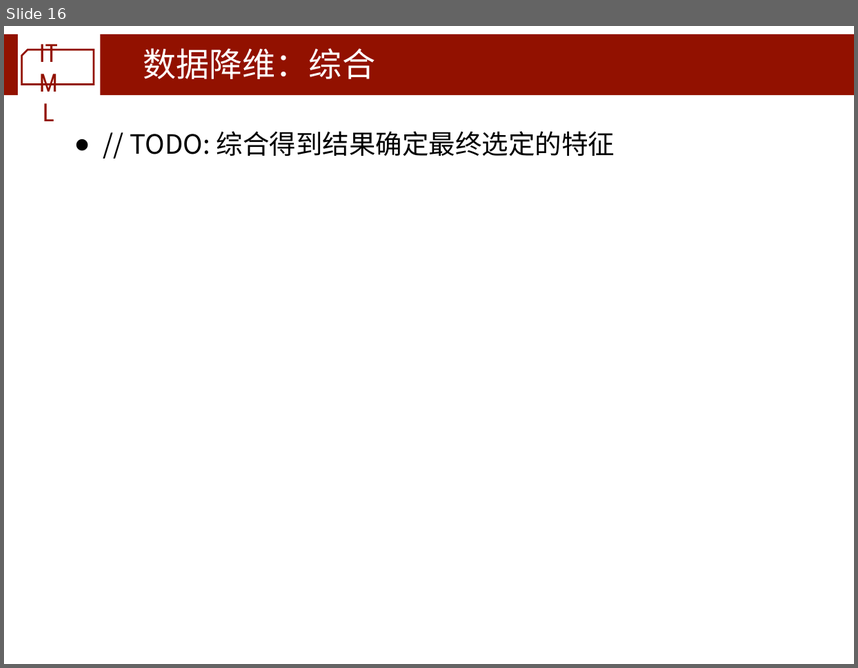
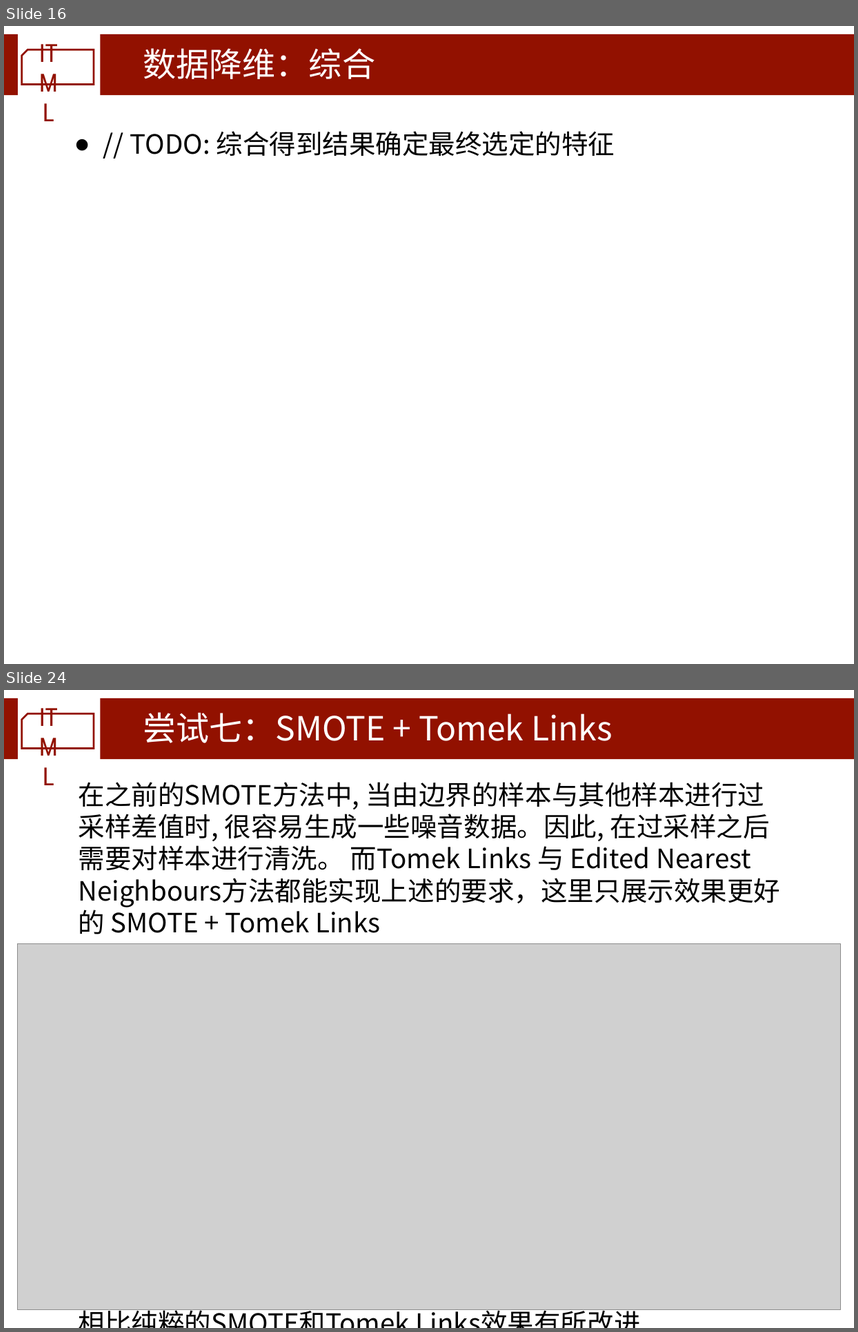
Before and after one commit to zhou-yuhan/Bankrupt-Prediction, a slide deck: 课程项目最终报告.pptx. Shown one above the other, each under a label of ours: slide 16 before the commit, slides 16 and 24 after it; the slides between them are not shown. The pictures are 858x668 and 858x1332 pixels, drawn with LibreOffice and Linux fonts; fonts in the diff are those of the drawing; grey boxes stand for pictures; background and template pictures are left out. Boxes give left, top, right and bottom in pixels: in the first picture for what was removed or moved away, otherwise in the second. Text is boxed around its words. In the diff, an @@ line names an element or a change of style, - is before the commit and + after.

```diff
--- a/课程项目最终报告.pptx
+++ b/课程项目最终报告.pptx
@@ slide 24 added at (4, 690, 854, 1328), background #FFFFFF; not listed: 4 template elements that a slide beside it also shows @@
@@ title added at (143, 712, 613, 743), 40 pt, text #FFFFFF @@
+尝试七：SMOTE + Tomek Links
@@ text added at (78, 782, 780, 934), 32 pt, text #000000 @@
+在之前的SMOTE方法中, 当由边界的样本与其他样本进行过采样差值时, 很容易生成一些噪音数据。因此, 在过采样之后需要对样本进行清洗。 而Tomek Links 与 Edited Nearest Neighbours方法都能实现上述的要求，这里只展示效果更好的 SMOTE + Tomek Links
+相比纯粹的SMOTE和Tomek Links效果有所改进
@@ picture added at (18, 943, 840, 1310) @@
```
Also in this commit, not shown: 1 slide changed, 14 other slides added, 4 other files.
